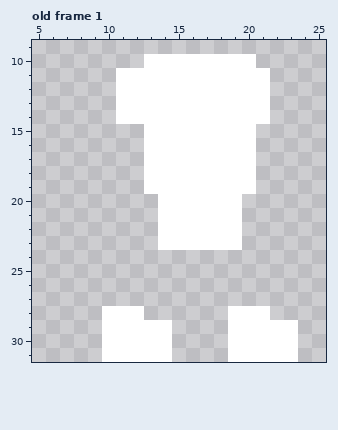
Pixel-art file: Assets/Aesprite/Player/New/player_walk.aseprite. The picture above was drawn from the file before the commit.
32x32 pixels, 1 frame. Shown: old frame 1: x 5..25, y 9..31. The commit also changed other frames, which this record leaves out.
The same view after the edit:
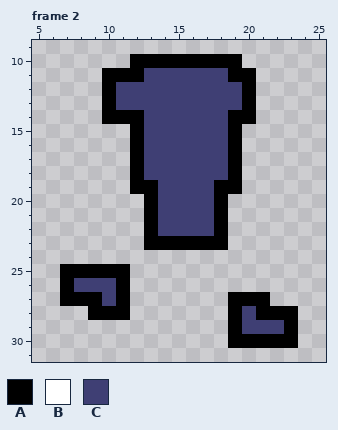
Palette (. is transparent): A #000000  B #ffffff  C #3f3f74
A new or re-ordered frame is compared with the old frame closest to it.
The exact change:
frames 1 -> 8
Changed rows in their new state; - is an unchanged pixel.
Frame 2 is new; against old frame 1:
first column x 7:
10 -----AAAAAAAA.---
11 ---AAACCCCCCAA.--
12 ---ACCCCCCCCCA.--
13 ---ACCCCCCCCCA.--
14 ---AAACCCCCCAA.--
15 -----ACCCCCCA.---
16 -----ACCCCCCA.---
17 -----ACCCCCCA.---
18 -----ACCCCCCA.---
19 -----AACCCCAA.---
20 ------ACCCCA.----
21 ------ACCCCA.----
22 ------ACCCCA.----
23 ------AAAAAA.----
25 AAAAA------------
26 ACCCA------------
27 AAACA-------AAA--
28 --AAA.------ACAAA
29 ---.....----ACCCA
30 ---.....----AAAAA
31 ---.....----.....
Pixel boxes of the changes (left, top, right, bottom) in both pictures:
changed: (60, 54, 298, 362)
